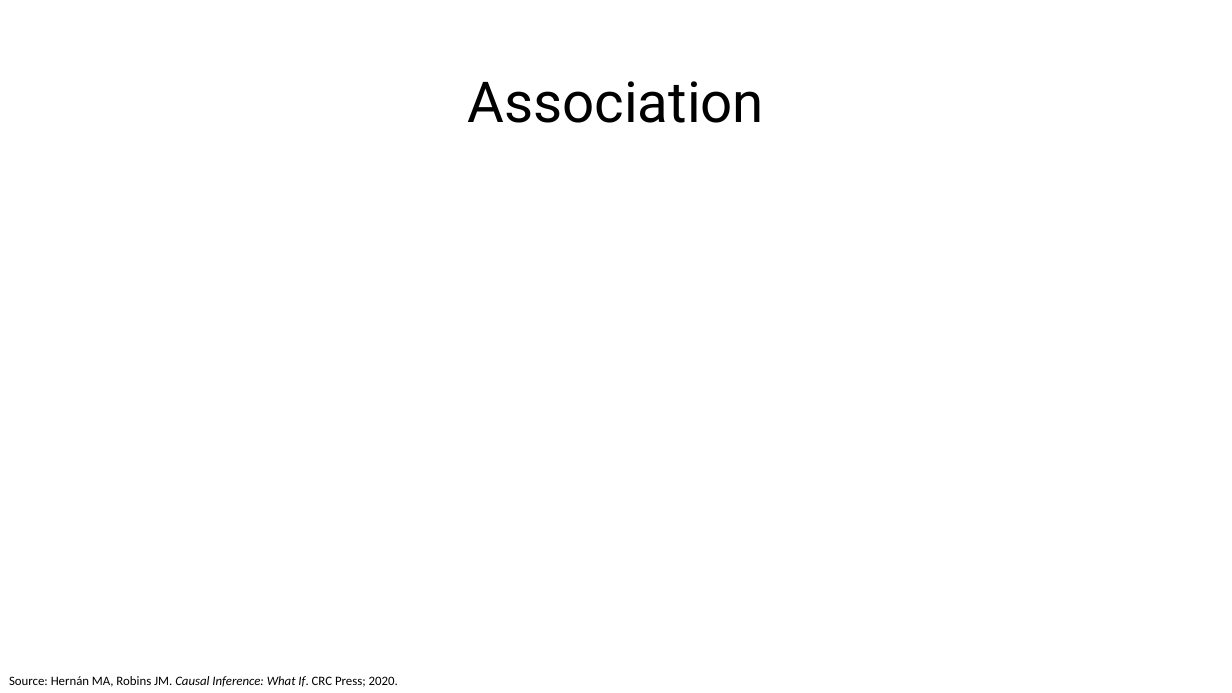
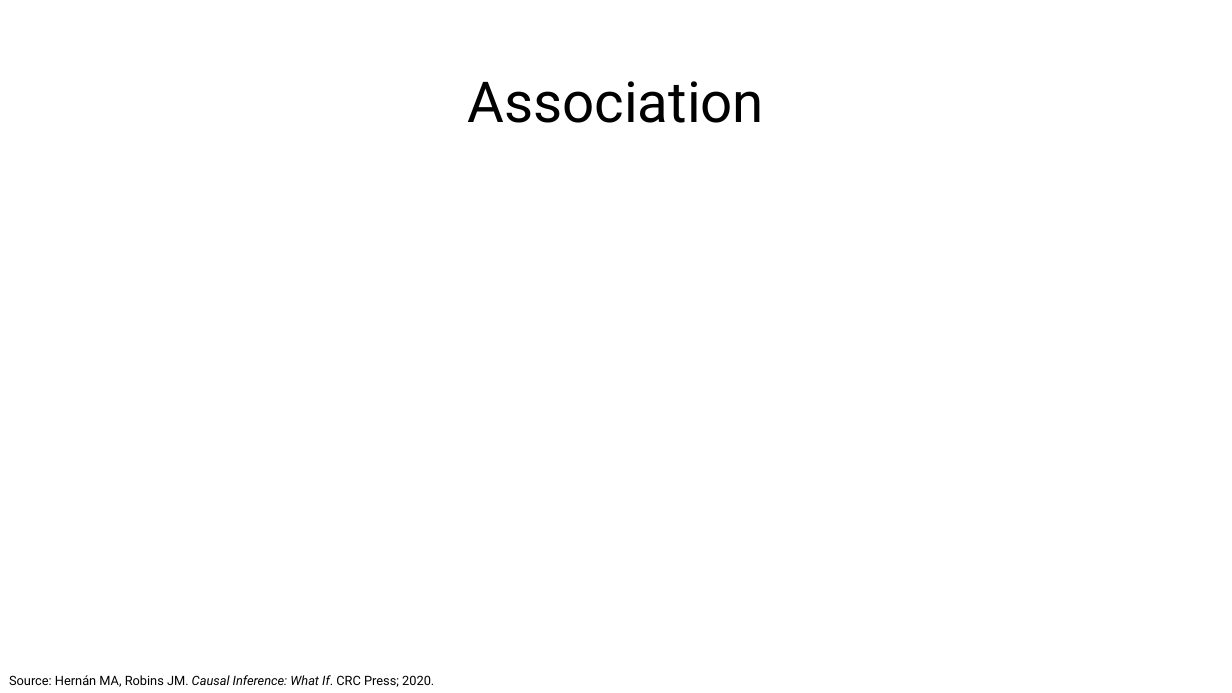
Before and after one commit to brad-cannell/epi_3_public, a slide deck: slide 15 of modules/04 Measures of Association/measures_of_assocaition.pptx (slide 5 before the commit). Drawn at 1232x693 pixels with LibreOffice and Linux fonts; fonts in the diff are those of the drawing; grey boxes stand for pictures. Boxes give left, top, right and bottom in pixels: in the first picture for what was removed or moved away, otherwise in the second. Text is boxed around its words. In the diff, an @@ line names an element or a change of style, - is before the commit and + after.

Commit message:
Initial commit of the Fall 2022 changes to measures of association
First time using this powerpoint.

First time using R.

```diff
--- a/modules/04 Measures of Association/measures_of_assocaition.pptx
+++ b/modules/04 Measures of Association/measures_of_assocaition.pptx
@@ text "Source: Hernán MA, Robins JM. ..." at (9, 675, 434, 687): font Calibri to Roboto @@
```
Also in this commit, not shown: 17 other slides changed, 82 slides added, 5 slides removed, 5 other files.
